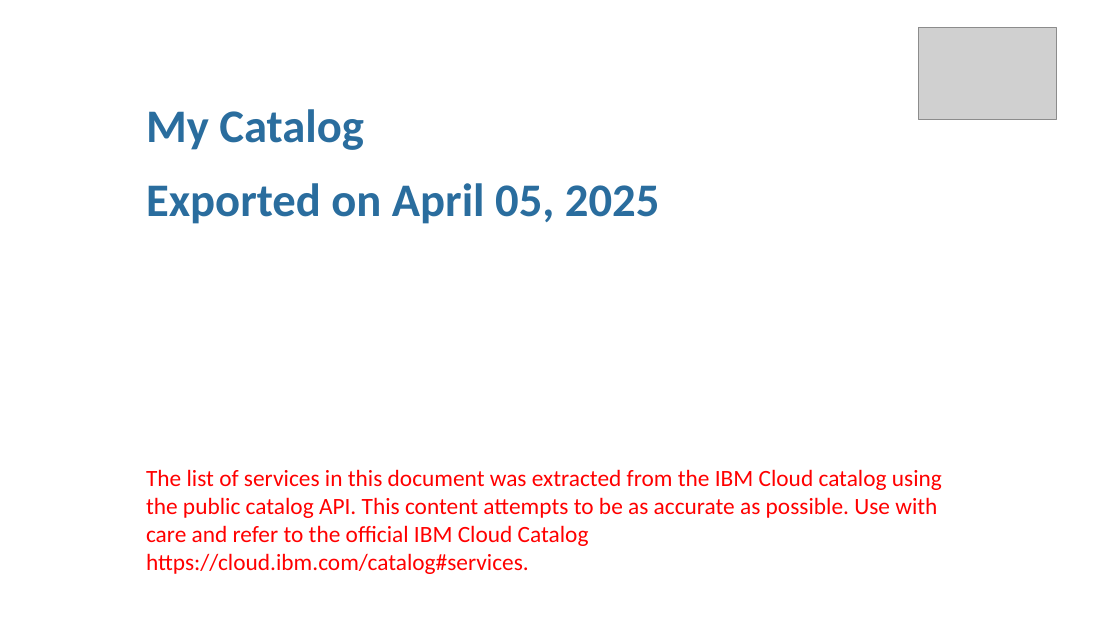
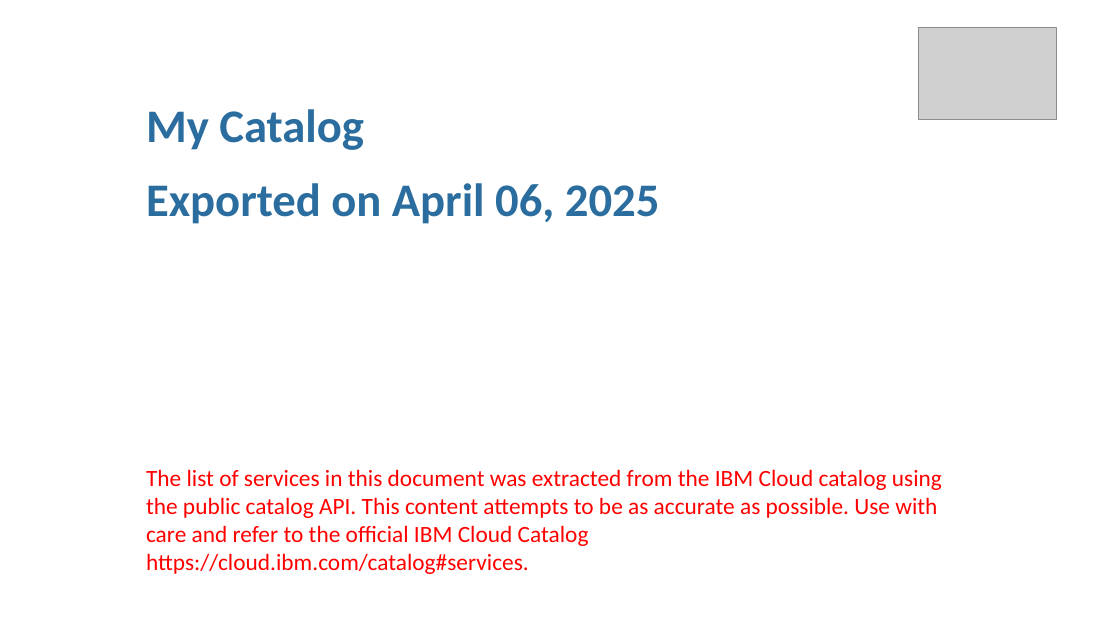
Before and after one commit to l2fprod/mycatalog, a slide deck: slide 1 of docs/generated/mycatalog.pptx. Drawn at 1120x630 pixels with LibreOffice and Linux fonts; fonts in the diff are those of the drawing; grey boxes stand for pictures. Boxes give left, top, right and bottom in pixels: in the first picture for what was removed or moved away, otherwise in the second. Text is boxed around its words. In the diff, an @@ line names an element or a change of style, - is before the commit and + after.

```diff
--- a/docs/generated/mycatalog.pptx
+++ b/docs/generated/mycatalog.pptx
@@ text at bbox=[146, 183, 659, 224]: text changed @@
-Exported on April 05, 2025
+Exported on April 06, 2025
```
Also in this commit, not shown: 8 other files.
